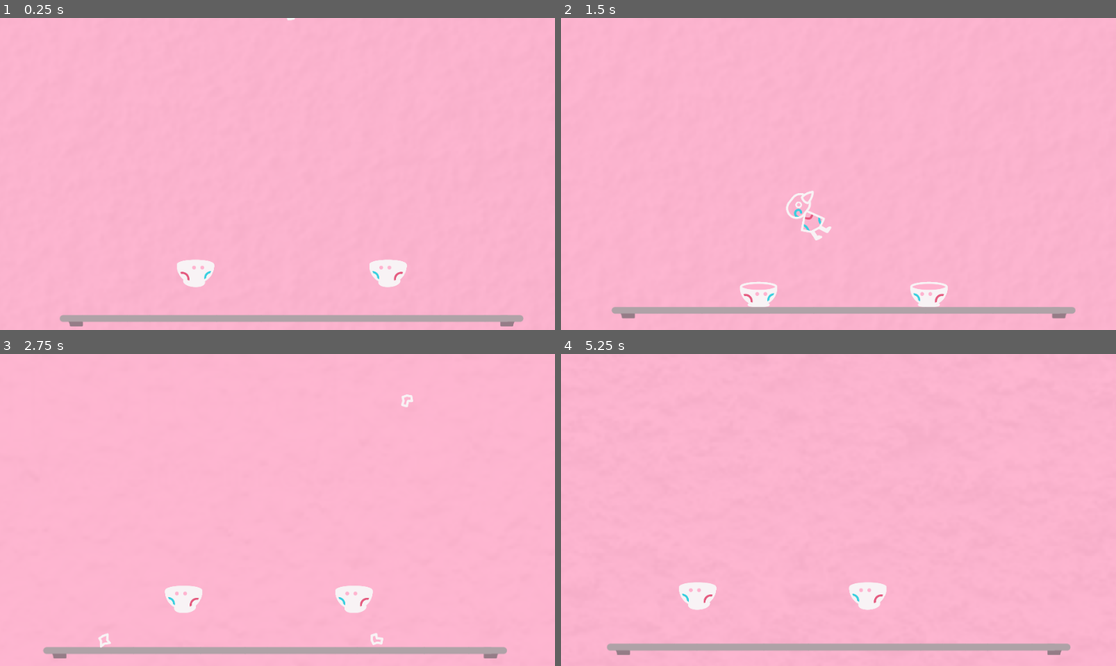
Above: before the commit, frames 1-4 (two rows, left to right).
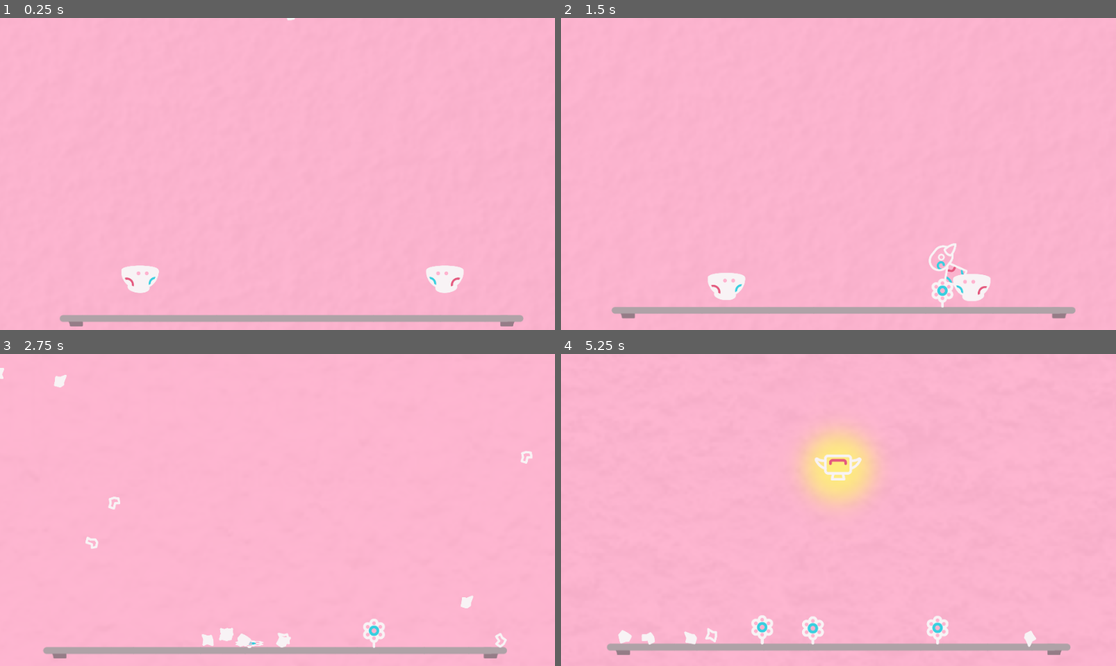
Above: after the commit, the same moments.

Repository: TrueNarwhak/Glassware
Game: Godot game, scene res://rooms/Controller.tscn
The game is run twice, just before and just after one commit, with the same random seed, the same clock (stepped at 60 frames per second) and the same inputs.
Inputs (mouse positions are in pixels of both pictures, inside the frame that each line leads up to):
- Up to frame 1 (0.25 s): no input
- Up to frame 2 (1.5 s): tap Enter (ui_accept) at 0.5 s; move the mouse to (960, 158) at 0.52 s; hold D (move_right) from 0.53 s (still down); tap Space (jump) at 0.6, 0.77, 1.07 s; move the mouse to (727, 189) at 1.27 s; click (727, 189) at 1.35 s
- Up to frame 3 (2.75 s): tap Space (jump) at 1.52, 1.55, 1.82, 2.1 s; move the mouse to (333, 441) at 2.02 s; release D (move_right) at 2.03 s; hold A (move_left) from 2.03 s (still down)
- Up to frame 4 (5.25 s): move the mouse to (810, 572) at 2.77 s; release A (move_left) at 2.78 s; hold D (move_right) 2.78-4.28 s; click (810, 572) at 2.85 s; tap Space (jump) at 3.02, 3.05, 3.32, 3.6, 3.77, 4.07, 4.52, 4.55, 4.82, 5.1 s; move the mouse to (1005, 556) at 3.52 s; move the mouse to (672, 463) at 4.27 s; hold A (move_left) 4.28-5.03 s; click (672, 463) at 4.35 s; move the mouse to (866, 510) at 5.02 s; hold D (move_right) from 5.03 s (still down)

The runs differ from the first frame. In frame 1, 1.8% of the frame differs, in the area x 21-84%, y 77-89%; in frame 2, 2.2%; in frame 3, 1.9%; in frame 4, 4.4%, in the area x 10-86%, y 24-94%.

Commit message:
Watering can fixed + floppydisk brighten image

Diff:
--- a/Glass Like/objects/Floppydisk.tscn
+++ b/Glass Like/objects/Floppydisk.tscn
@@ -59,7 +59,7 @@
 
 [node name="AnimatedSprite" type="AnimatedSprite" parent="."]
 frames = SubResource( 2 )
-frame = 35
+frame = 18
 playing = true
 
 [node name="Label" type="Label" parent="."]
--- a/Glass Like/objects/Flower.gd
+++ b/Glass Like/objects/Flower.gd
@@ -1,6 +1,7 @@
 extends Area2D
 
 onready var anim = $AnimationPlayer
+onready var stage_cast = $StageCast
 var sprites = 1
 
 func _ready():
@@ -10,9 +11,17 @@
 	yield(anim, "animation_finished")
 	anim.play("Idle")
 
+	if !stage_cast.is_colliding():
+		anim.play("Wilt")
+
 
 func _on_Flower_body_entered(body):
 	var this_body = body.get_parent()
 
 	if this_body.is_in_group("Enemies"):
 		this_body.survive -= 1
+
+
+func _on_AnimationPlayer_animation_finished(anim_name):
+	if anim_name == "Wilt":
+		queue_free()
--- a/Glass Like/objects/Flower.tscn
+++ b/Glass Like/objects/Flower.tscn
@@ -89,6 +89,154 @@
 "update": 0,
 "values": [ Vector2( 0, 12 ) ]
 }
+tracks/3/type = "value"
+tracks/3/path = NodePath("Sprites/Flower:scale")
+tracks/3/interp = 1
+tracks/3/loop_wrap = true
+tracks/3/imported = false
+tracks/3/enabled = true
+tracks/3/keys = {
+"times": PoolRealArray( 0 ),
+"transitions": PoolRealArray( 1 ),
+"update": 0,
+"values": [ Vector2( 1, 1 ) ]
+}
+tracks/4/type = "value"
+tracks/4/path = NodePath("Sprites/Stem:scale")
+tracks/4/interp = 1
+tracks/4/loop_wrap = true
+tracks/4/imported = false
+tracks/4/enabled = true
+tracks/4/keys = {
+"times": PoolRealArray( 0 ),
+"transitions": PoolRealArray( 1 ),
+"update": 0,
+"values": [ Vector2( 1, 1 ) ]
+}
+tracks/5/type = "value"
+tracks/5/path = NodePath("Sprites/Stem:position")
+tracks/5/interp = 1
+tracks/5/loop_wrap = true
+tracks/5/imported = false
+tracks/5/enabled = true
+tracks/5/keys = {
+"times": PoolRealArray( 0 ),
+"transitions": PoolRealArray( 1 ),
+"update": 0,
+"values": [ Vector2( 0, -1 ) ]
+}
+tracks/6/type = "value"
+tracks/6/path = NodePath("Sprites/Stem:modulate")
+tracks/6/interp = 1
+tracks/6/loop_wrap = true
+tracks/6/imported = false
+tracks/6/enabled = true
+tracks/6/keys = {
+"times": PoolRealArray( 0 ),
+"transitions": PoolRealArray( 1 ),
+"update": 0,
+"values": [ Color( 1, 1, 1, 1 ) ]
+}
+tracks/7/type = "value"
+tracks/7/path = NodePath("Sprites/Flower:modulate")
+tracks/7/interp = 1
+tracks/7/loop_wrap = true
+tracks/7/imported = false
+tracks/7/enabled = true
+tracks/7/keys = {
+"times": PoolRealArray( 0 ),
+"transitions": PoolRealArray( 1 ),
+"update": 0,
+"values": [ Color( 1, 1, 1, 1 ) ]
+}
+tracks/8/type = "value"
+tracks/8/path = NodePath("Sprites:rotation_degrees")
+tracks/8/interp = 1
+tracks/8/loop_wrap = true
+tracks/8/imported = false
+tracks/8/enabled = true
+tracks/8/keys = {
+"times": PoolRealArray( 0 ),
+"transitions": PoolRealArray( 1 ),
+"update": 0,
+"values": [ 0.0 ]
+}
+
+[sub_resource type="Animation" id=5]
+resource_name = "Wilt"
+length = 0.5
+tracks/0/type = "value"
+tracks/0/path = NodePath("Sprites/Flower:scale")
+tracks/0/interp = 1
+tracks/0/loop_wrap = true
+tracks/0/imported = false
+tracks/0/enabled = true
+tracks/0/keys = {
+"times": PoolRealArray( 0, 0.3 ),
+"transitions": PoolRealArray( 1, 1 ),
+"update": 0,
+"values": [ Vector2( 1, 1 ), Vector2( 0.1, 0.1 ) ]
+}
+tracks/1/type = "value"
+tracks/1/path = NodePath("Sprites/Stem:scale")
+tracks/1/interp = 1
+tracks/1/loop_wrap = true
+tracks/1/imported = false
+tracks/1/enabled = true
+tracks/1/keys = {
+"times": PoolRealArray( 0, 0.3 ),
+"transitions": PoolRealArray( 1, 1 ),
+"update": 0,
+"values": [ Vector2( 1, 1 ), Vector2( 0.1, 0.1 ) ]
+}
+tracks/2/type = "value"
+tracks/2/path = NodePath("Sprites/Stem:position")
+tracks/2/interp = 1
+tracks/2/loop_wrap = true
+tracks/2/imported = false
+tracks/2/enabled = true
+tracks/2/keys = {
+"times": PoolRealArray( 0, 0.3 ),
+"transitions": PoolRealArray( 1, 1 ),
+"update": 0,
+"values": [ Vector2( 0, -1 ), Vector2( 0, -28.9193 ) ]
+}
+tracks/3/type = "value"
+tracks/3/path = NodePath("Sprites/Stem:modulate")
+tracks/3/interp = 1
+tracks/3/loop_wrap = true
+tracks/3/imported = false
+tracks/3/enabled = true
+tracks/3/keys = {
+"times": PoolRealArray( 0, 0.3 ),
+"transitions": PoolRealArray( 1, 1 ),
+"update": 0,
+"values": [ Color( 1, 1, 1, 1 ), Color( 0.545098, 0.313726, 0.231373, 1 ) ]
+}
+tracks/4/type = "value"
+tracks/4/path = NodePath("Sprites/Flower:modulate")
+tracks/4/interp = 1
+tracks/4/loop_wrap = true
+tracks/4/imported = false
+tracks/4/enabled = true
+tracks/4/keys = {
+"times": PoolRealArray( 0, 0.3 ),
+"transitions": PoolRealArray( 1, 1 ),
+"update": 0,
+"values": [ Color( 1, 1, 1, 1 ), Color( 0.545098, 0.313726, 0.231373, 1 ) ]
+}
+tracks/5/type = "value"
+tracks/5/path = NodePath("Sprites:rotation_degrees")
+tracks/5/interp = 1
+tracks/5/loop_wrap = true
+tracks/5/imported = false
+tracks/5/enabled = true
+tracks/5/keys = {
+"times": PoolRealArray( 0, 0.3 ),
+"transitions": PoolRealArray( 1, 1 ),
+"update": 0,
+"values": [ 0.0, -7.68472 ]
+}
 
 [node name="Flower" type="Area2D" groups=["Flower"]]
 scale = Vector2( 0.657, 0.657 )
@@ -107,12 +255,18 @@
 texture = ExtResource( 1 )
 
 [node name="CollisionShape2D" type="CollisionShape2D" parent="."]
+visible = false
 position = Vector2( 0, -26 )
 shape = SubResource( 1 )
+
+[node name="StageCast" type="RayCast2D" parent="."]
+enabled = true
 
 [node name="AnimationPlayer" type="AnimationPlayer" parent="."]
 anims/Grow = SubResource( 4 )
 anims/Idle = SubResource( 2 )
 anims/RESET = SubResource( 3 )
+anims/Wilt = SubResource( 5 )
 
 [connection signal="body_entered" from="." to="." method="_on_Flower_body_entered"]
+[connection signal="animation_finished" from="AnimationPlayer" to="." method="_on_AnimationPlayer_animation_finished"]
--- a/Glass Like/objects/Player.gd
+++ b/Glass Like/objects/Player.gd
@@ -22,6 +22,7 @@
 var beachball_count = 0
 
 var jump_death_called = false
+var x_input
 
 onready var sprite = $AnimatedSprite
 onready var feet_pos = $FeetPos
@@ -30,14 +31,16 @@
 
 # ------------------------------------ #
 
-var inventory = ["floppydisk"]
+var inventory = ["wateringcan"]
 
 export var mushroom_force = 800
 export var frog_jump = 400
+export var flower_slow = 35
 export(PackedScene) var beachball
 export(PackedScene) var flower
 export(PackedScene) var anvil_stomp
 export(PackedScene) var floppy_disk
+onready var floppy_disk_exists = get_parent().has_node("Floppydisk")
 export var anvil_gravity = 77
 
 # ------------------------------------ #
@@ -47,7 +50,7 @@
 
 func _physics_process(delta):
 	# Get Inputs
-	var x_input = Input.get_action_strength("move_right") - int(jump_death_called) - Input.get_action_strength("move_left")
+	x_input = Input.get_action_strength("move_right") - int(jump_death_called) - Input.get_action_strength("move_left")
 	var current_jump = JUMP_FORCE + frog_jump*int(inventory.has("frog"))
 
 	# Physics
@@ -135,8 +138,8 @@
 #				get_parent().add_child(this_anvil_stomp)
 
 	# Floppy disk
-	if inventory.has("floppydisk"):
-		if Input.is_action_just_pressed("move_down") and !get_parent().has_node("FloppyDisk"):
+	if inventory.has("floppydisk") and !floppy_disk_exists:
+		if Input.is_action_just_pressed("move_down"):
 			var this_disk = floppy_disk.instance()
 
 			this_disk.position = global_position
@@ -161,7 +164,7 @@
 
 
 func _on_WateringCanTimer_timeout():
-	if inventory.has("wateringcan") and is_on_floor() and !motion.x == 0:
+	if inventory.has("wateringcan") and is_on_floor() and !x_input == 0:
 		var this_flower = flower.instance()
 		this_flower.global_position = feet_pos.get_global_position()
 		get_parent().add_child(this_flower)
--- a/Glass Like/objects/Player.tscn
+++ b/Glass Like/objects/Player.tscn
@@ -21,11 +21,6 @@
 "name": "default",
 "speed": 0.1
 }, {
-"frames": [ ExtResource( 4 ) ],
-"loop": true,
-"name": "Shatter",
-"speed": 5.0
-}, {
 "frames": [ ExtResource( 7 ) ],
 "loop": true,
 "name": "Fall",
@@ -39,6 +34,11 @@
 "frames": [ ExtResource( 6 ) ],
 "loop": true,
 "name": "Jump",
+"speed": 5.0
+}, {
+"frames": [ ExtResource( 4 ) ],
+"loop": true,
+"name": "Shatter",
 "speed": 5.0
 } ]
 
--- a/Glass Like/objects/foes/Cup.gd
+++ b/Glass Like/objects/foes/Cup.gd
@@ -1,7 +1,7 @@
 extends Enemy
 
-export var jump_height = 300
-export var jump_distance = 64
+export var jump_height = 200
+export var jump_distance = 200
 
 export var accel = 8
 export var gravity = 7
--- a/Glass Like/objects/foes/Cup.tscn
+++ b/Glass Like/objects/foes/Cup.tscn
@@ -26,6 +26,9 @@
 [node name="Cup" type="Node2D" groups=["Enemies"]]
 scale = Vector2( 0.5, 0.5 )
 script = ExtResource( 1 )
+jump_distance = 255
+accel = 45
+gravity = 12
 
 [node name="KinematicBody2D" type="KinematicBody2D" parent="."]
 
@@ -44,7 +47,7 @@
 shape = SubResource( 2 )
 
 [node name="JumpTimer" type="Timer" parent="KinematicBody2D"]
-wait_time = 2.5
+wait_time = 1.407
 autostart = true
 
 [connection signal="body_entered" from="KinematicBody2D/Hitbox" to="." method="_on_Hitbox_body_entered"]
--- a/Glass Like/rooms/stages/Stage 1.tscn
+++ b/Glass Like/rooms/stages/Stage 1.tscn
@@ -16,10 +16,10 @@
 [node name="Enemies" type="Node2D" parent="."]
 
 [node name="Cup" parent="Enemies" instance=ExtResource( 3 )]
-position = Vector2( 300, 416 )
+position = Vector2( 160, 416 )
 
 [node name="Cup2" parent="Enemies" instance=ExtResource( 3 )]
-position = Vector2( 660, 416 )
+position = Vector2( 800, 416 )
 
 [node name="ItemSpawner" parent="." instance=ExtResource( 4 )]
 position = Vector2( 480, 200 )
Binary file changed: Glass Like/images/attacks/floppydisk/0001.png
Binary file changed: Glass Like/images/attacks/floppydisk/0005.png
Binary file changed: Glass Like/images/attacks/floppydisk/0010.png
Binary file changed: Glass Like/images/attacks/floppydisk/0015.png
Binary file changed: Glass Like/images/attacks/floppydisk/0020.png
Binary file changed: Glass Like/images/attacks/floppydisk/0025.png
Binary file changed: Glass Like/images/attacks/floppydisk/0030.png
Binary file changed: Glass Like/images/attacks/floppydisk/0035.png
Binary file changed: Glass Like/images/attacks/floppydisk/0040.png
Binary file changed: Glass Like/images/attacks/floppydisk/0045.png
Binary file changed: Glass Like/images/attacks/floppydisk/0050.png
Binary file changed: Glass Like/images/attacks/floppydisk/0055.png
(and 28 more such lines)
